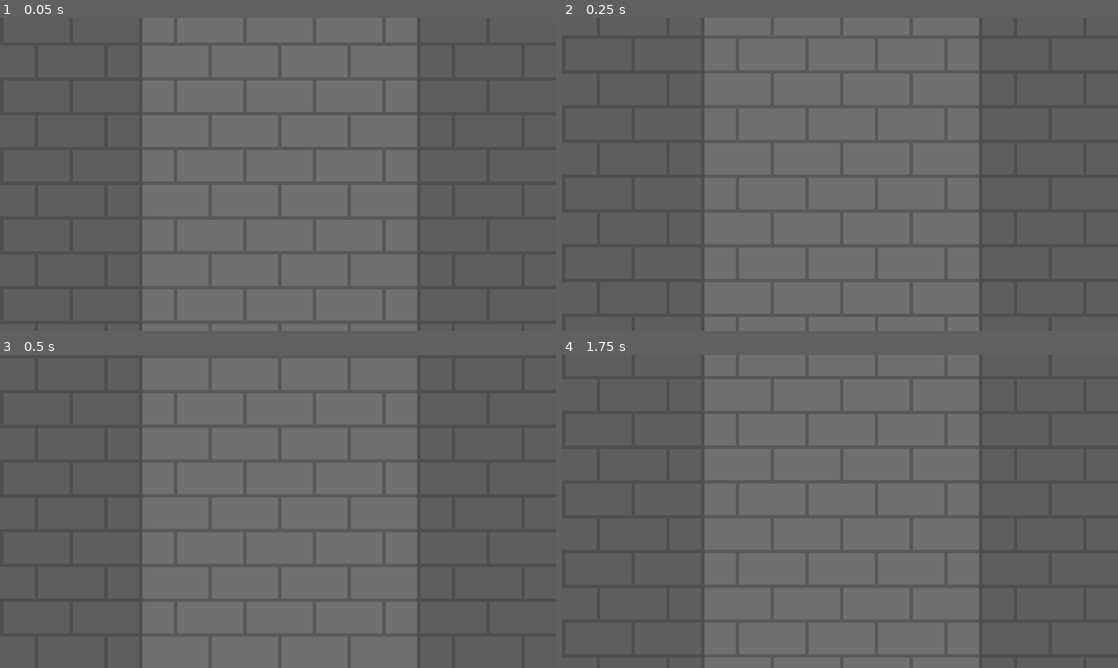
Above: before the commit, frames 1-4 (two rows, left to right).
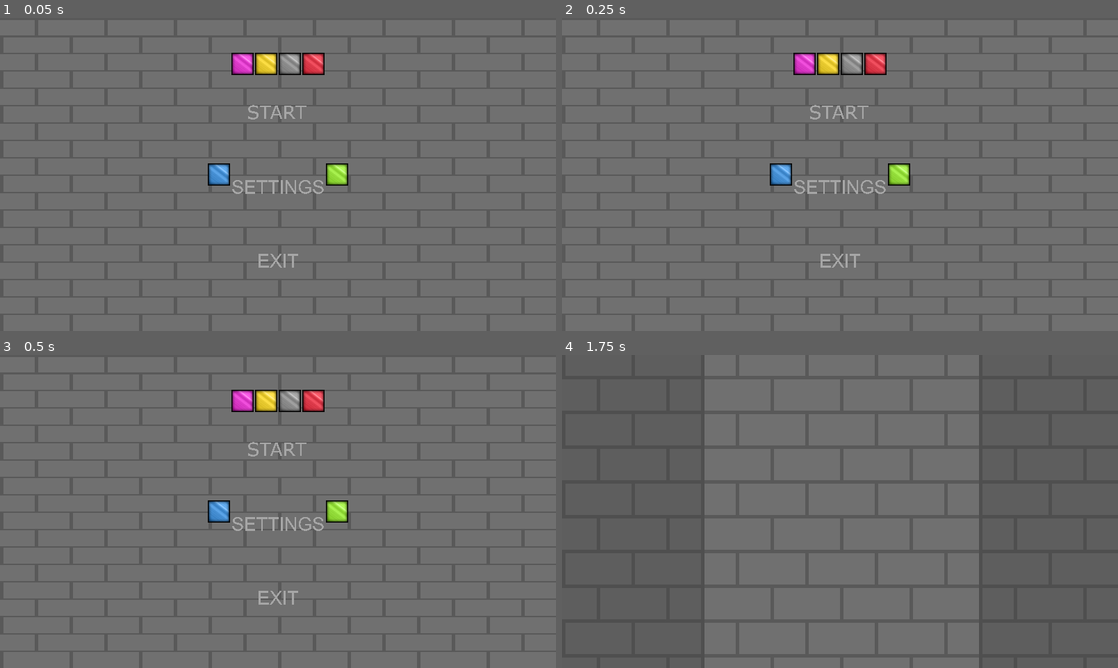
Above: after the commit, the same moments.

Repository: MahayBandit/Ludum-Dare-48
Game: Godot game, scene res://scenes/Menu.tscn
Two runs of this game, one before a commit and one after it. Both use one fixed random seed, a clock stepped at 60 frames per second and the inputs below. Before the commit the project starts from res://scenes/Main.tscn.
Inputs (mouse positions are in pixels of both pictures, inside the frame that each line leads up to):
- Up to frame 1 (0.05 s): no input
- Up to frame 2 (0.25 s): no input
- Up to frame 3 (0.5 s): no input
- Up to frame 4 (1.75 s): click (840, 524) at 0.52 s; click (840, 448) at 1.27 s

The runs differ from the first frame. In frame 1, 8.4% of the frame differs, in the area x 0-100%, y 0-100%; in frame 2, 6.3%; in frame 3, 6.4%; in frame 4, nothing differs.

Commit message:
Added main menu

Diff:
--- a/project.godot
+++ b/project.godot
@@ -11,7 +11,7 @@
 [application]
 
 config/name="Ludum Dare 48"
-run/main_scene="res://scenes/Main.tscn"
+run/main_scene="res://scenes/Menu.tscn"
 config/icon="res://icon.png"
 
 [display]
@@ -29,4 +29,5 @@
 quality/driver/driver_name="GLES2"
 vram_compression/import_etc=true
 vram_compression/import_etc2=false
+environment/default_clear_color=Color( 0.423529, 0.556863, 0.67451, 1 )
 environment/default_environment="res://default_env.tres"
--- /dev/null
+++ b/scenes/Menu.tscn
@@ -0,0 +1,147 @@
+[gd_scene load_steps=15 format=2]
+
+[ext_resource path="res://assets/placeholders/purpleblock.png" type="Texture" id=1]
+[ext_resource path="res://assets/placeholders/blueblock.png" type="Texture" id=2]
+[ext_resource path="res://assets/placeholders/greenblock.png" type="Texture" id=3]
+[ext_resource path="res://assets/placeholders/yellowblock.png" type="Texture" id=4]
+[ext_resource path="res://assets/placeholders/greyblock.png" type="Texture" id=5]
+[ext_resource path="res://assets/sprites/Background.png" type="Texture" id=6]
+[ext_resource path="res://assets/sprites/Buttons/Start_B.png" type="Texture" id=7]
+[ext_resource path="res://assets/sprites/Buttons/Exit_B.png" type="Texture" id=8]
+[ext_resource path="res://assets/placeholders/redblock.png" type="Texture" id=9]
+[ext_resource path="res://assets/sprites/Buttons/Settings_B_gray.png" type="Texture" id=10]
+[ext_resource path="res://assets/sprites/Buttons/Settings_B.png" type="Texture" id=11]
+[ext_resource path="res://assets/sprites/Buttons/Exit_B_gray.png" type="Texture" id=12]
+[ext_resource path="res://assets/sprites/Buttons/Start_B_gray.png" type="Texture" id=13]
+[ext_resource path="res://scripts/Menu.gd" type="Script" id=15]
+
+[node name="TextureRect" type="TextureRect"]
+anchor_right = 1.0
+anchor_bottom = 1.0
+texture = ExtResource( 6 )
+expand = true
+script = ExtResource( 15 )
+__meta__ = {
+"_edit_use_anchors_": false
+}
+
+[node name="Outer Margin" type="MarginContainer" parent="."]
+anchor_right = 1.0
+anchor_bottom = 1.0
+custom_constants/margin_right = 150
+custom_constants/margin_top = 100
+custom_constants/margin_left = 150
+custom_constants/margin_bottom = 100
+__meta__ = {
+"_edit_use_anchors_": false
+}
+
+[node name="HBoxContainer" type="HBoxContainer" parent="Outer Margin"]
+margin_left = 150.0
+margin_top = 100.0
+margin_right = 1450.0
+margin_bottom = 800.0
+alignment = 1
+__meta__ = {
+"_edit_use_anchors_": false
+}
+
+[node name="Left" type="VBoxContainer" parent="Outer Margin/HBoxContainer"]
+margin_left = 448.0
+margin_right = 512.0
+margin_bottom = 700.0
+alignment = 1
+
+[node name="MSprite_1" type="TextureRect" parent="Outer Margin/HBoxContainer/Left"]
+margin_top = 318.0
+margin_right = 64.0
+margin_bottom = 382.0
+texture = ExtResource( 2 )
+
+[node name="Center" type="VBoxContainer" parent="Outer Margin/HBoxContainer"]
+margin_left = 516.0
+margin_right = 784.0
+margin_bottom = 700.0
+
+[node name="Title" type="VBoxContainer" parent="Outer Margin/HBoxContainer/Center"]
+margin_right = 268.0
+margin_bottom = 64.0
+
+[node name="HBoxContainer" type="HBoxContainer" parent="Outer Margin/HBoxContainer/Center/Title"]
+margin_right = 268.0
+margin_bottom = 64.0
+
+[node name="TitleSprite" type="TextureRect" parent="Outer Margin/HBoxContainer/Center/Title/HBoxContainer"]
+margin_right = 64.0
+margin_bottom = 64.0
+texture = ExtResource( 1 )
+
+[node name="Title" type="TextureRect" parent="Outer Margin/HBoxContainer/Center/Title/HBoxContainer"]
+margin_left = 68.0
+margin_right = 132.0
+margin_bottom = 64.0
+texture = ExtResource( 4 )
+
+[node name="TextureRect" type="TextureRect" parent="Outer Margin/HBoxContainer/Center/Title/HBoxContainer"]
+margin_left = 136.0
+margin_right = 200.0
+margin_bottom = 64.0
+texture = ExtResource( 5 )
+
+[node name="TextureRect2" type="TextureRect" parent="Outer Margin/HBoxContainer/Center/Title/HBoxContainer"]
+margin_left = 204.0
+margin_right = 268.0
+margin_bottom = 64.0
+texture = ExtResource( 9 )
+
+[node name="Controls" type="VBoxContainer" parent="Outer Margin/HBoxContainer/Center"]
+margin_top = 68.0
+margin_right = 268.0
+margin_bottom = 700.0
+size_flags_vertical = 3
+alignment = 1
+
+[node name="Start" type="TextureButton" parent="Outer Margin/HBoxContainer/Center/Controls"]
+margin_right = 268.0
+margin_bottom = 208.0
+size_flags_vertical = 3
+texture_normal = ExtResource( 13 )
+texture_hover = ExtResource( 7 )
+expand = true
+stretch_mode = 5
+
+[node name="Settings_B" type="TextureButton" parent="Outer Margin/HBoxContainer/Center/Controls"]
+margin_top = 212.0
+margin_right = 268.0
+margin_bottom = 420.0
+size_flags_vertical = 3
+texture_normal = ExtResource( 10 )
+texture_hover = ExtResource( 11 )
+expand = true
+stretch_mode = 5
+
+[node name="Exit" type="TextureButton" parent="Outer Margin/HBoxContainer/Center/Controls"]
+margin_top = 424.0
+margin_right = 268.0
+margin_bottom = 632.0
+size_flags_vertical = 3
+texture_normal = ExtResource( 12 )
+texture_hover = ExtResource( 8 )
+expand = true
+stretch_mode = 5
+
+[node name="Right" type="VBoxContainer" parent="Outer Margin/HBoxContainer"]
+margin_left = 788.0
+margin_right = 852.0
+margin_bottom = 700.0
+alignment = 1
+
+[node name="MSprite_2" type="TextureRect" parent="Outer Margin/HBoxContainer/Right"]
+margin_top = 318.0
+margin_right = 64.0
+margin_bottom = 382.0
+texture = ExtResource( 3 )
+
+[connection signal="pressed" from="Outer Margin/HBoxContainer/Center/Controls/Start" to="." method="_on_Start_pressed"]
+[connection signal="pressed" from="Outer Margin/HBoxContainer/Center/Controls/Settings_B" to="." method="_on_Settings_B_pressed"]
+[connection signal="pressed" from="Outer Margin/HBoxContainer/Center/Controls/Exit" to="." method="_on_Exit_pressed"]
--- /dev/null
+++ b/scripts/Menu.gd
@@ -0,0 +1,31 @@
+extends TextureRect
+
+
+# Declare member variables here. Examples:
+# var a = 2
+# var b = "text"
+
+
+# Called when the node enters the scene tree for the first time.
+func _ready():
+	pass # Replace with function body.
+
+
+# Called every frame. 'delta' is the elapsed time since the previous frame.
+#func _process(delta):
+#	pass
+
+
+func _on_Exit_pressed():
+	get_tree().quit()
+	pass
+
+
+func _on_Start_pressed():
+	get_tree().change_scene("res://scenes/Main.tscn")
+	pass
+
+
+func _on_Settings_B_pressed():
+	print("Not yet implemented")
+	pass # Replace with function body.
Binary file added: assets/placeholders/blueblock.png
Not shown, added: assets/placeholders/blueblock.png.import
Binary file added: assets/placeholders/greenblock.png
Not shown, added: assets/placeholders/greenblock.png.import
Binary file added: assets/placeholders/greyblock.png
Not shown, added: assets/placeholders/greyblock.png.import
Binary file added: assets/placeholders/orangeblock.png
Not shown, added: assets/placeholders/orangeblock.png.import
Binary file added: assets/placeholders/pattern1.png
Not shown, added: assets/placeholders/pattern1.png.import
Binary file added: assets/placeholders/pattern2.png
Not shown, added: assets/placeholders/pattern2.png.import
(and 20 more such lines)
